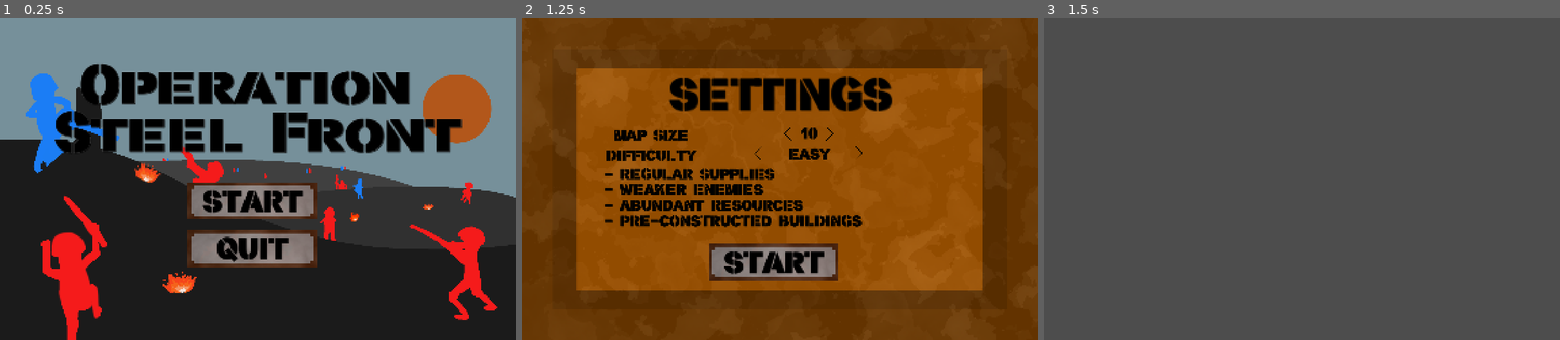
Above: before the commit, frames 1-3 (left to right).
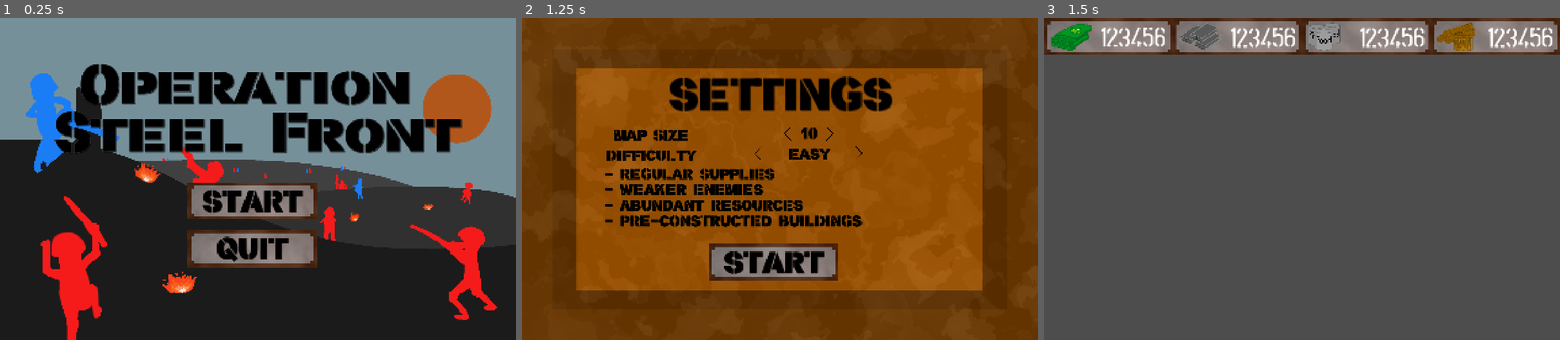
Above: after the commit, the same moments.

Repository: Asmuduculicious/Wonderhoy
Game: Godot game, scene res://Scenes/Start.tscn
Two runs of this game, one before a commit and one after it. Both use one fixed random seed, a clock stepped at 60 frames per second and the inputs below.
Inputs:
- Up to frame 1 (0.25 s): no input
- Up to frame 2 (1.25 s): click "START" at 0.5 s
- Up to frame 3 (1.5 s): click "START" at 1.25 s

Frames 1-2 are identical in both runs. In frame 3, 11% of the frame differs, in the area x 0-100%, y 0-12%.

Commit message:
UI Top bar done(Floating note)

Diff:
--- a/actual-actual-actual-actual-game/Scenes/UI.tscn
+++ b/actual-actual-actual-actual-game/Scenes/UI.tscn
@@ -1,3 +1,262 @@
-[gd_scene format=3 uid="uid://bs0lxe67csf5i"]
-
-[node name="CanvasLayer" type="CanvasLayer"]
+[gd_scene load_steps=11 format=3 uid="uid://bs0lxe67csf5i"]
+
+[ext_resource type="Texture2D" uid="uid://bb2qmubv6marr" path="res://Resources/Main Button.png" id="1_w371h"]
+[ext_resource type="Script" uid="uid://dqjhmms4wmpf5" path="res://Scripts/UI.gd" id="1_xjg7p"]
+[ext_resource type="Texture2D" uid="uid://bqj3hd28wvmkn" path="res://Resources/Money.png" id="2_qwshj"]
+[ext_resource type="Texture2D" uid="uid://um6k0ng87l5i" path="res://Resources/Steel.png" id="3_48q88"]
+[ext_resource type="Texture2D" uid="uid://cal12yd6cr6vj" path="res://Resources/Supply.png" id="4_xjg7p"]
+[ext_resource type="Texture2D" uid="uid://bye6m8gkx3ibu" path="res://Resources/Wood.png" id="5_mg6lk"]
+[ext_resource type="FontFile" uid="uid://dxpnk42n08j66" path="res://Resources/stencilla.ttf" id="5_wunin"]
+[ext_resource type="FontFile" uid="uid://d4emax0tb4glp" path="res://Resources/stencil-Regular.ttf" id="7_mg6lk"]
+
+[sub_resource type="LabelSettings" id="LabelSettings_wunin"]
+font = ExtResource("7_mg6lk")
+font_size = 90
+
+[sub_resource type="LabelSettings" id="LabelSettings_j04uc"]
+font = ExtResource("5_wunin")
+
+[node name="CanvasLayer" type="CanvasLayer" node_paths=PackedStringArray("money_number", "steel_number", "food_number", "wood_number", "money_timer", "steel_timer", "food_timer", "wood_timer", "money_note", "steel_note", "food_note", "wood_note")]
+script = ExtResource("1_xjg7p")
+money_number = NodePath("Money Control/Money Label")
+steel_number = NodePath("Steel Control/Steel Label")
+food_number = NodePath("Food Control/Food Label")
+wood_number = NodePath("Wood Control/Wood Label")
+money_timer = NodePath("Money Control/Money Timer")
+steel_timer = NodePath("Steel Control/Steel Timer")
+food_timer = NodePath("Food Control/Food Timer")
+wood_timer = NodePath("Wood Control/Wood Timer")
+money_note = NodePath("Money Control/Money Note")
+steel_note = NodePath("Steel Control/Money Note")
+food_note = NodePath("Food Control/Money Note")
+wood_note = NodePath("Wood Control/Money Note")
+
+[node name="Money Control" type="Control" parent="."]
+layout_mode = 3
+anchor_right = 0.25
+anchor_bottom = 0.114286
+metadata/_edit_use_anchors_ = true
+
+[node name="Background" type="Sprite2D" parent="Money Control"]
+position = Vector2(210, 60)
+texture = ExtResource("1_w371h")
+
+[node name="Money" type="Sprite2D" parent="Money Control"]
+position = Vector2(88, 60)
+scale = Vector2(2, 2)
+texture = ExtResource("2_qwshj")
+
+[node name="Money Label" type="Label" parent="Money Control"]
+offset_left = 177.0
+offset_top = 25.0
+offset_right = 360.0
+offset_bottom = 116.0
+scale = Vector2(1.2, 1)
+text = "123456"
+label_settings = SubResource("LabelSettings_wunin")
+horizontal_alignment = 2
+
+[node name="Money Timer" type="Timer" parent="Money Control"]
+
+[node name="Money Note" type="ColorRect" parent="Money Control"]
+layout_mode = 0
+anchor_left = 0.214286
+anchor_top = 0.5
+anchor_right = 0.785714
+anchor_bottom = 1.80833
+color = Color(0.74, 0.74, 0.74, 0.705882)
+metadata/_edit_use_anchors_ = true
+
+[node name="Money Text" type="Label" parent="Money Control/Money Note"]
+layout_mode = 0
+anchor_top = 0.0254777
+anchor_right = 1.0
+anchor_bottom = 1.09554
+text = "MONEY IS THE MOST
+VERSATILE RESOURCE
+IN THE GAME.
+
+USES:
+BUILD BUILDINGS
+DRAFT ARMIES
+PURCHASE RESOURCES
+"
+label_settings = SubResource("LabelSettings_j04uc")
+metadata/_edit_use_anchors_ = true
+
+[node name="Steel Control" type="Control" parent="."]
+layout_mode = 3
+anchor_left = 0.25
+anchor_right = 0.750595
+anchor_bottom = 0.113333
+grow_horizontal = 0
+metadata/_edit_use_anchors_ = true
+
+[node name="Background" type="Sprite2D" parent="Steel Control"]
+position = Vector2(210, 60)
+texture = ExtResource("1_w371h")
+
+[node name="Steel" type="Sprite2D" parent="Steel Control"]
+position = Vector2(88, 61)
+scale = Vector2(1.5, 1.5)
+texture = ExtResource("3_48q88")
+
+[node name="Steel Label" type="Label" parent="Steel Control"]
+offset_left = 180.0
+offset_top = 26.0
+offset_right = 363.0
+offset_bottom = 117.0
+scale = Vector2(1.2, 1)
+text = "123456"
+label_settings = SubResource("LabelSettings_wunin")
+horizontal_alignment = 2
+
+[node name="Steel Timer" type="Timer" parent="Steel Control"]
+
+[node name="Money Note" type="ColorRect" parent="Steel Control"]
+layout_mode = 1
+anchors_preset = -1
+anchor_left = 0.107015
+anchor_top = 0.504202
+anchor_right = 0.39239
+anchor_bottom = 1.82353
+color = Color(0.74, 0.74, 0.74, 0.705882)
+metadata/_edit_use_anchors_ = true
+
+[node name="Money Text" type="Label" parent="Steel Control/Money Note"]
+layout_mode = 0
+anchor_top = 0.0254777
+anchor_right = 1.0
+anchor_bottom = 1.09554
+text = "STEEL IS ADVANCED
+RESOURCE TO BUILD
+EQUIPMENT AND BUILD
+
+USES:
+BUILD BUILDINGS
+CRAFT WEAPONS
+STRENGTHEN ARMOR
+"
+label_settings = SubResource("LabelSettings_j04uc")
+metadata/_edit_use_anchors_ = true
+
+[node name="Food Control" type="Control" parent="."]
+layout_mode = 3
+anchor_left = 0.5
+anchor_right = 0.75
+anchor_bottom = 0.114286
+metadata/_edit_use_anchors_ = true
+
+[node name="Background" type="Sprite2D" parent="Food Control"]
+position = Vector2(210, 60)
+texture = ExtResource("1_w371h")
+
+[node name="Food" type="Sprite2D" parent="Food Control"]
+position = Vector2(72.0001, 60)
+scale = Vector2(1.25, 1.25)
+texture = ExtResource("4_xjg7p")
+
+[node name="Food Label" type="Label" parent="Food Control"]
+offset_left = 180.0
+offset_top = 26.0
+offset_right = 363.0
+offset_bottom = 117.0
+scale = Vector2(1.2, 1)
+text = "123456"
+label_settings = SubResource("LabelSettings_wunin")
+horizontal_alignment = 2
+
+[node name="Food Timer" type="Timer" parent="Food Control"]
+
+[node name="Money Note" type="ColorRect" parent="Food Control"]
+layout_mode = 1
+anchors_preset = -1
+anchor_left = 0.214286
+anchor_top = 0.5
+anchor_right = 0.785714
+anchor_bottom = 1.80833
+color = Color(0.74, 0.74, 0.74, 0.705882)
+metadata/_edit_use_anchors_ = true
+
+[node name="Money Text" type="Label" parent="Food Control/Money Note"]
+layout_mode = 0
+anchor_top = 0.0254777
+anchor_right = 1.0
+anchor_bottom = 1.09554
+text = "FOOD IS THE MOST
+BASIC RESOURCE
+NEEDED FOR TROOPS
+
+USES:
+FEED TROOPS
+FEED CRAFTERS
+TRADE WITH TRADERS"
+label_settings = SubResource("LabelSettings_j04uc")
+metadata/_edit_use_anchors_ = true
+
+[node name="Wood Control" type="Control" parent="."]
+layout_mode = 3
+anchor_left = 0.75
+anchor_right = 1.0
+anchor_bottom = 0.114286
+metadata/_edit_use_anchors_ = true
+
+[node name="Background" type="Sprite2D" parent="Wood Control"]
+position = Vector2(210, 60)
+texture = ExtResource("1_w371h")
+
+[node name="Wood" type="Sprite2D" parent="Wood Control"]
+position = Vector2(82.0001, 60)
+scale = Vector2(1.75, 1.75)
+texture = ExtResource("5_mg6lk")
+
+[node name="Wood Label" type="Label" parent="Wood Control"]
+offset_left = 178.0
+offset_top = 26.0
+offset_right = 361.0
+offset_bottom = 117.0
+scale = Vector2(1.2, 1)
+text = "123456"
+label_settings = SubResource("LabelSettings_wunin")
+horizontal_alignment = 2
+
+[node name="Wood Timer" type="Timer" parent="Wood Control"]
+
+[node name="Money Note" type="ColorRect" parent="Wood Control"]
+layout_mode = 1
+anchors_preset = -1
+anchor_left = 0.214286
+anchor_top = 0.5
+anchor_right = 0.785714
+anchor_bottom = 1.80833
+color = Color(0.74, 0.74, 0.74, 0.705882)
+metadata/_edit_use_anchors_ = true
+
+[node name="Money Text" type="Label" parent="Wood Control/Money Note"]
+layout_mode = 0
+anchor_top = 0.0254777
+anchor_right = 1.0
+anchor_bottom = 1.09554
+text = "WOOD IS THE BASIC
+RESOURCES NEEDED
+FOR CRAFTING
+
+USES:
+BUILD BUILDINGS
+CRAFT WEAPONS
+BASIC ARMOR"
+label_settings = SubResource("LabelSettings_j04uc")
+metadata/_edit_use_anchors_ = true
+
+[connection signal="mouse_entered" from="Money Control" to="." method="_on_money_control_mouse_entered"]
+[connection signal="mouse_exited" from="Money Control" to="." method="_on_money_control_mouse_exited"]
+[connection signal="timeout" from="Money Control/Money Timer" to="." method="_on_money_timer_timeout"]
+[connection signal="mouse_entered" from="Steel Control" to="." method="_on_steel_control_mouse_entered"]
+[connection signal="mouse_exited" from="Steel Control" to="." method="_on_steel_control_mouse_exited"]
+[connection signal="timeout" from="Steel Control/Steel Timer" to="." method="_on_steel_timer_timeout"]
+[connection signal="mouse_entered" from="Food Control" to="." method="_on_food_control_mouse_entered"]
+[connection signal="mouse_exited" from="Food Control" to="." method="_on_food_control_mouse_exited"]
+[connection signal="timeout" from="Food Control/Food Timer" to="." method="_on_food_timer_timeout"]
+[connection signal="mouse_entered" from="Wood Control" to="." method="_on_wood_control_mouse_entered"]
+[connection signal="mouse_exited" from="Wood Control" to="." method="_on_wood_control_mouse_exited"]
+[connection signal="timeout" from="Wood Control/Wood Timer" to="." method="_on_wood_timer_timeout"]
--- /dev/null
+++ b/actual-actual-actual-actual-game/Scripts/UI.gd
@@ -0,0 +1,70 @@
+extends CanvasLayer
+
+@export var money_number: Node
+@export var steel_number: Node
+@export var food_number: Node
+@export var wood_number: Node
+
+@export var money_timer: Node
+@export var steel_timer: Node
+@export var food_timer: Node
+@export var wood_timer: Node
+
+@export var money_note: Node
+@export var steel_note: Node
+@export var food_note: Node
+@export var wood_note: Node
+
+func _ready() -> void:
+	money_note.visible = false
+	steel_note.visible = false
+	food_note.visible = false
+	wood_note.visible = false
+
+func _on_money_control_mouse_entered() -> void:
+	global.in_UI = true
+	money_timer.start()
+
+func _on_money_timer_timeout() -> void:
+	money_note.visible = true
+
+func _on_money_control_mouse_exited() -> void:
+	money_note.visible = false
+	money_timer.stop()
+	global.in_UI = false
+
+func _on_steel_control_mouse_entered() -> void:
+	global.in_UI = true
+	steel_timer.start()
+
+func _on_steel_timer_timeout() -> void:
+	steel_note.visible = true
+
+func _on_steel_control_mouse_exited() -> void:
+	steel_note.visible = false
+	steel_timer.stop()
+	global.in_UI = false
+
+func _on_food_control_mouse_entered() -> void:
+	global.in_UI = true
+	food_timer.start()
+
+func _on_food_timer_timeout() -> void:
+	food_note.visible = true
+
+func _on_food_control_mouse_exited() -> void:
+	food_note.visible = false
+	food_timer.stop()
+	global.in_UI = false
+
+func _on_wood_control_mouse_entered() -> void:
+	global.in_UI = true
+	wood_timer.start()
+
+func _on_wood_timer_timeout() -> void:
+	wood_note.visible = true
+
+func _on_wood_control_mouse_exited() -> void:
+	wood_note.visible = false
+	wood_timer.stop()
+	global.in_UI = false
--- a/actual-actual-actual-actual-game/Scripts/global.gd
+++ b/actual-actual-actual-actual-game/Scripts/global.gd
@@ -2,3 +2,4 @@
 
 var map_size = 0
 var difficulty = ""
+var in_UI = false
Binary file added: actual-actual-actual-actual-game/Resources/Money.png
Not shown, added: actual-actual-actual-actual-game/Resources/Money.png.import
Binary file added: actual-actual-actual-actual-game/Resources/Steel.png
Not shown, added: actual-actual-actual-actual-game/Resources/Steel.png.import
Binary file added: actual-actual-actual-actual-game/Resources/Supply.png
Not shown, added: actual-actual-actual-actual-game/Resources/Supply.png.import
Binary file added: actual-actual-actual-actual-game/Resources/Wood.png
Not shown, added: actual-actual-actual-actual-game/Resources/Wood.png.import
Binary file added: actual-actual-actual-actual-game/Resources/stencil-Regular.ttf
Not shown, added: actual-actual-actual-actual-game/Resources/stencil-Regular.ttf.import
Binary file added: actual-actual-actual-actual-game/Scenes/Steel.png
Not shown, added: actual-actual-actual-actual-game/Scenes/Steel.png.import
(and 1 more such lines)
